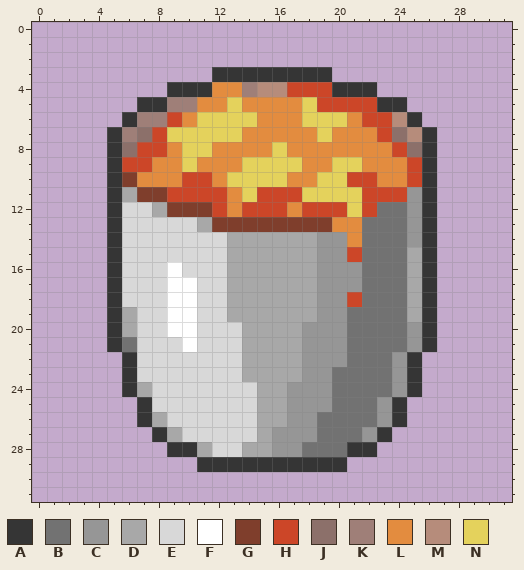
One commit to this pixel-art sprite: textures/items/bucket_lava.png. The picture above is the old version.
The file is 32x32 pixels.
Palette (. is transparent): A #353535  B #727272  C #969696  D #a8a8a8  E #d8d8d8  F #ffffff  G #7f3e2c  H #cc4628  J #8c706a  K #9f7f78  L #e38c3f  M #b68c7b  N #e4d25c
Pixels before, first column x 5:
 3 .......AAAAAAAA.......
 4 ....AAALLKMMHHHAAA....
 5 ..AAKKLLNLLLLNHHHHAA..
 6 .AKKHLNNNNLLLNNNLHHMA.
 7 AKJHNNNNNLLLLLNLLLHJMA
 8 AJHHLNNLLLLNLLLLLLLHJA
 9 AHHLLNLLLNNNNLLNNLLLHA
10 AGLLLHHLNNNNLLNNHHLLHA
11 ADGGHHHHLNHHHNNNNHHHCA
12 AEEDGGGHLHHHLHHHNHBBCA
13 AEEEEEDGGGGGGGGLLBBBCA
14 AEEEEEEEDDDDDDCCLBBBCA
15 AEEEEEEEDDDDDDCCHBBBDA
16 AEEEFEEEDDDDDDCCCBBBDA
17 AEEEFFEEDDDDDDCCCBBBDA
18 AEEEFFEEDDDDDDCCHBBBDA
19 ADEEFFEEDDDDDDCCBBBBDA
20 ADEEFFEEEDDDDCCCBBBBCA
21 ABEEEFEEEDDDDCCCBBBBCA
22 .AEEEEEEEDDDDCCCBBBCA.
23 .AEEEEEEEDDDDCCBBBBCA.
24 .ADEEEEEEEDDCCCBBBBCA.
25 ..AEEEEEEEDDCCCBBBCA..
26 ..ADEEEEEEDDCCBBBBCA..
27 ...ADEEEEEDCCCBBBCA...
28 ....AADEEDDCCBBBAA....
29 ......AAAAAAAAAA......
New version:
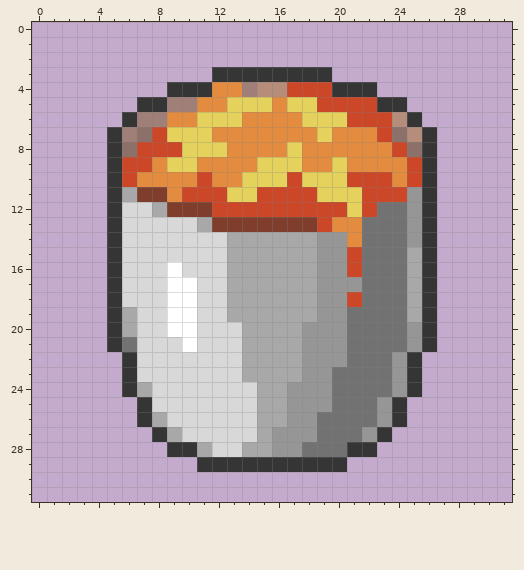
From the commit log: forgor to push this one
Changes in this commit:
Changed rows in their new state; - is an unchanged pixel.
first column x 6:
 5 --------NN-N------
 6 ---L----L------H--
 7 ------LL----------
 8 ---H--N---LN------
 9 ---N----L------L--
10 H---L--L---HN----H
11 ---L---N----H-----
12 -------H---H------
13 -------------H----
16 ---------------H--
Changed places in both pictures, as pixel boxes (x1, y1, x2, y2):
changed: (122, 97, 392, 277)
